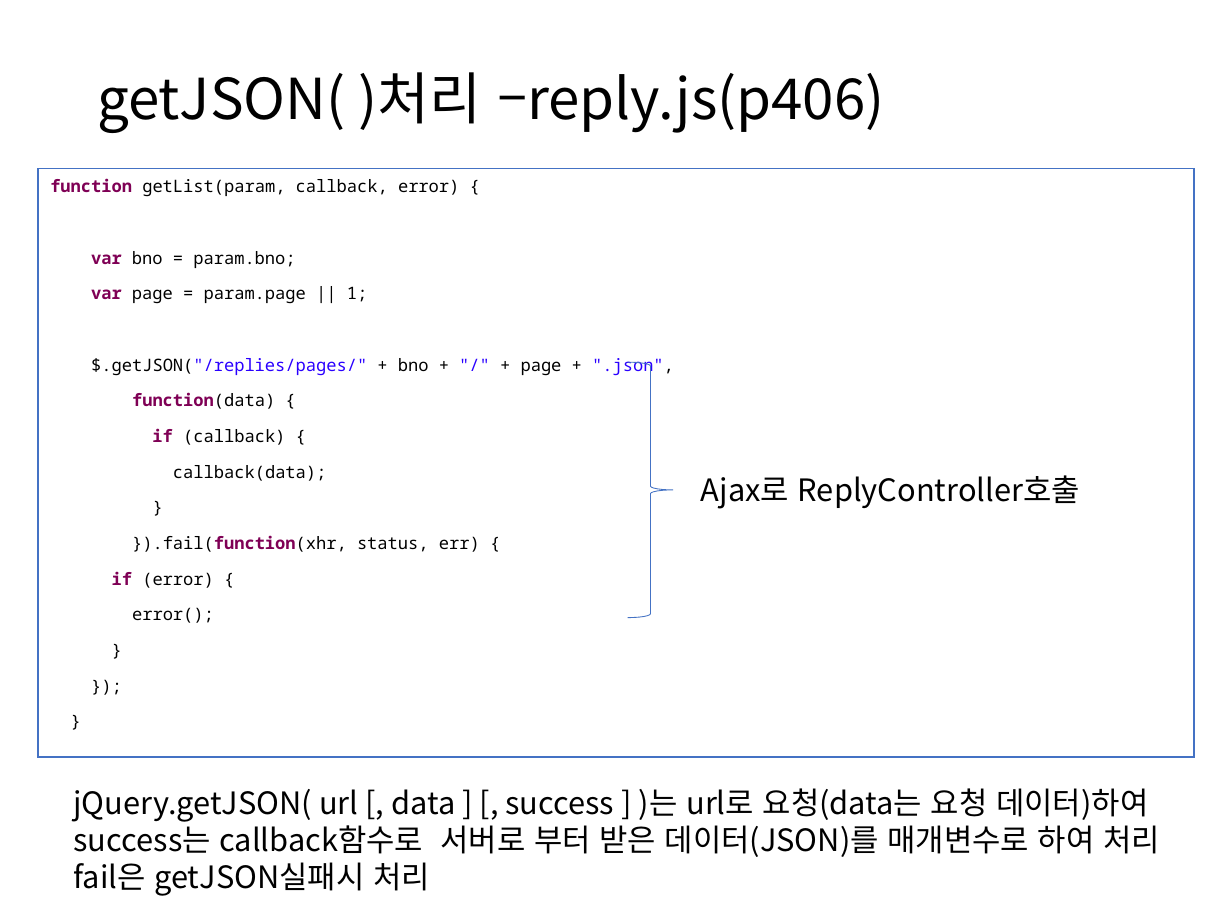
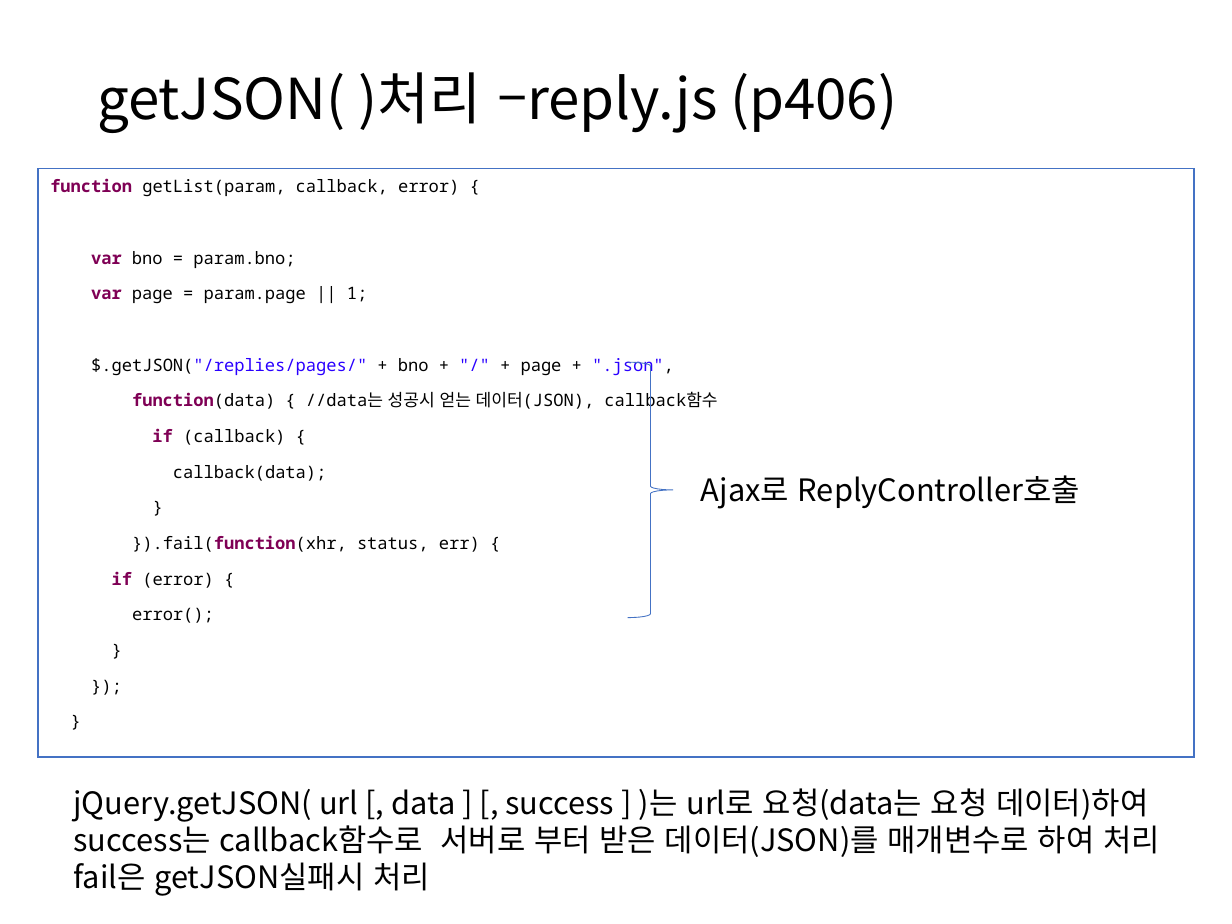
Before and after one commit to itrecipe/Web_Study_ez, a slide deck: slide 49 of spring - 학습자료/PART4.pptx. Drawn at 1232x924 pixels with LibreOffice and Linux fonts; fonts in the diff are those of the drawing. Boxes give left, top, right and bottom in pixels: in the first picture for what was removed or moved away, otherwise in the second. Text is boxed around its words. In the diff, an @@ line names an element or a change of style, - is before the commit and + after.

```diff
--- a/spring - 학습자료/PART4.pptx
+++ b/spring - 학습자료/PART4.pptx
@@ title at (97,72,897,133): spaces changed @@
-getJSON( )처리 –reply.js(p406)
+getJSON( )처리 –reply.js (p406)
@@ text in rectangle at (132,391,717,412): text changed; text colour #7F0055 to #000000; bold off @@
-function(data) {
+function(data) { //data는 성공시 얻는 데이터(JSON), callback함수
```
Also in this commit, not shown: 2 other slides changed, 1 other file.
